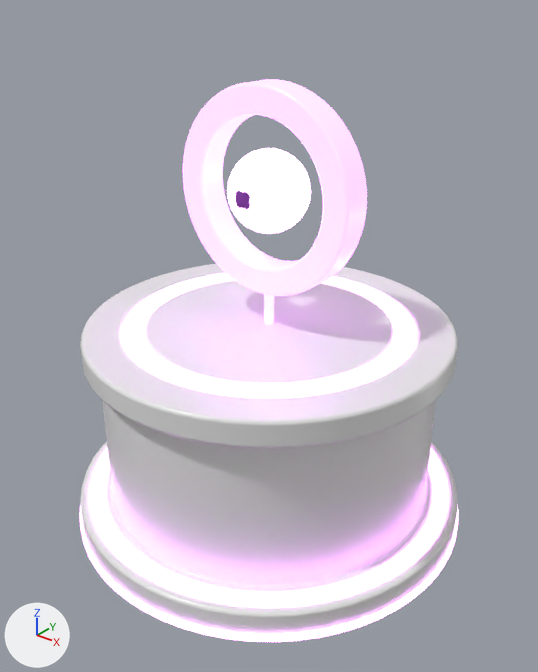
The FBX model assets/lobby/fbx/Lobby_PED_Orb.fbx, before and after one commit.
Both versions are drawn from a 50 mm lens placed at (4.36, -5.45, 5.42), pointed at (0.11, -0.14, 2.13). Arrows for +X, +Y and +Z are at lower left; the lights stay in place. The first picture is the older version.

The older version as bpy lines, for what is in view:
```python
ob_lobby_ped_orb__glyph_orbeye = bpy.data.objects.new('Lobby_PED_Orb__Glyph_OrbEye', me_lobby_ped_orb__glyph_orbeye)
ob_lobby_ped_orb__glyph_orbeye.location = (0.0, 0.0, 0.0)
ob_lobby_ped_orb__glyph_orbpupil = bpy.data.objects.new('Lobby_PED_Orb__Glyph_OrbPupil', me_lobby_ped_orb__glyph_orbpupil)
ob_lobby_ped_orb__glyph_orbpupil.location = (0.0, 0.0, 0.0)
ob_lobby_ped_orb__glyph_orbring = bpy.data.objects.new('Lobby_PED_Orb__Glyph_OrbRing', me_lobby_ped_orb__glyph_orbring)
ob_lobby_ped_orb__glyph_orbring.location = (0.0, 0.0, 0.0)
ob_lobby_ped_orb__pedestalmarble = bpy.data.objects.new('Lobby_PED_Orb__PedestalMarble', me_lobby_ped_orb__pedestalmarble)
ob_lobby_ped_orb__pedestalmarble.location = (0.0, 0.0, 0.0)
ob_lobby_ped_orb__pedneon_orb = bpy.data.objects.new('Lobby_PED_Orb__PedNeon_Orb', me_lobby_ped_orb__pedneon_orb)
ob_lobby_ped_orb__pedneon_orb.location = (0.0, 0.0, 0.0)
ob_lobby_ped_orb__pedstem_orb = bpy.data.objects.new('Lobby_PED_Orb__PedStem_Orb', me_lobby_ped_orb__pedstem_orb)
ob_lobby_ped_orb__pedstem_orb.location = (0.0, 0.0, 0.0)
```
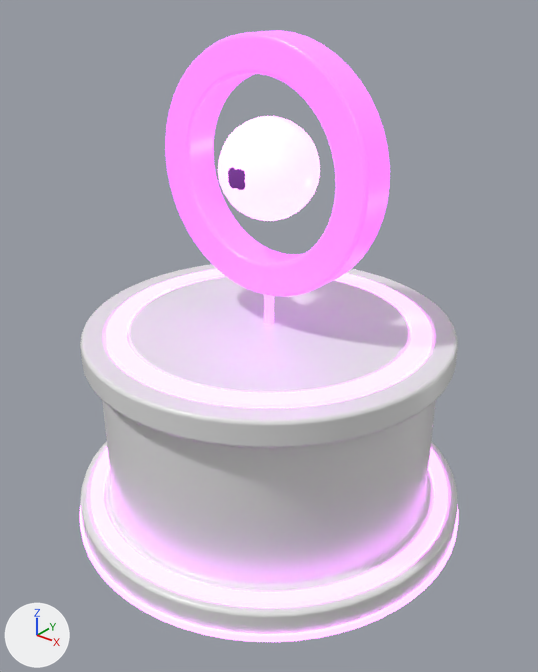
Pixel boxes (x1, y1, x2, y2) of what changed, in the pictures (538 x 672 px; the box of a moved part takes in the faces that stretch with it):
'Lobby_PED_Orb__Glyph_OrbRing', recoloured, surface changed, moved, rescaled (22% wider, 23% taller)
    before: (183, 79, 367, 296)
    after: (165, 30, 390, 297)
'Lobby_PED_Orb__PedNeon_Orb', surface changed, reshaped
    before: (79, 273, 459, 642)
    after: (79, 269, 459, 642)
'Lobby_PED_Orb__Glyph_OrbEye', reshaped (21% wider, 22% taller)
    before: (227, 148, 311, 234)
    after: (218, 116, 320, 221)
'Lobby_PED_Orb__Glyph_OrbPupil', reshaped (27% wider, 26% taller)
    before: (236, 191, 250, 209)
    after: (228, 167, 246, 190)
'Lobby_PED_Orb__PedStem_Orb', recoloured
    both: (264, 294, 274, 324)
part 1 of me_lobby_ped_orb__pedestalmarble, moved or reshaped
    both: (84, 264, 454, 419)
part 2 of me_lobby_ped_orb__pedneon_orb, moved or reshaped
    before: (122, 273, 416, 399)
    after: (106, 269, 433, 408)

The change, as a list of edits to the scene's bpy script:
```text
Change mat_mat_pedneon_orb:
    mat_mat_pedneon_orb.emission_strength: 5.0 -> 2.6
Change mat_mat_pedstem_orb:
    mat_mat_pedstem_orb.base_color: (0.932, 0.662, 1.0) -> (0.85, 0.25, 1.0)  # purple #f7d5ff -> purple #ed89ff
Change mat_mat_glyph_orbring:
    mat_mat_glyph_orbring.base_color: (0.75, 0.4, 0.95) -> (0.65, 0.22, 0.95)  # purple #e1aaf9 -> purple #d381f9
    mat_mat_glyph_orbring.emission_color: (0.8, 0.25, 1.0) -> (0.7, 0.12, 1.0)  # purple #e789ff -> purple #da61ff
    mat_mat_glyph_orbring.emission_strength: 2.0 -> 1.2
Change me_lobby_ped_orb__glyph_orbeye:
    used by ob_lobby_ped_orb__glyph_orbeye; location = (0.0, 0.0, 0.0)
    remove me_lobby_ped_orb__glyph_orbeye.from_pydata(...)  # 314 vertices, 336 faces; spans x -0.4..0.4, y -0.4..0.4, z 3.17..3.97
    add me_lobby_ped_orb__glyph_orbeye.from_pydata(...)  # 314 vertices, 336 faces; spans x -0.48..0.48, y -0.48..0.48, z 3.3..4.26
    me_lobby_ped_orb__glyph_orbeye part 3: 314 vertices removed from x -0.4..0.4, y -0.4..0.4, z 3.17..3.97; 314 vertices added at x -0.48..0.48, y -0.48..0.48, z 3.3..4.26, forming a UV sphere (24 segments, 14 rings, poles along z)
Change me_lobby_ped_orb__pedneon_orb:
    where me_lobby_ped_orb__pedneon_orb.from_pydata(...)  # 768 vertices, 768 faces; spans x -2.13..2.13, y -2.13..2.13, z 0.02..2.21
    used by ob_lobby_ped_orb__pedneon_orb; location = (0.0, 0.0, 0.0)
    me_lobby_ped_orb__pedneon_orb part 2: the loose piece of 256 vertices spanning x -1.49..1.49, y -1.49..1.49, z 2.11..2.21 is multiplied about its middle by the matrix ((1.115, 0.0, 0.0), (0.0, 1.115, 0.0), (0.0, 0.0, 1.0))
Change me_lobby_ped_orb__glyph_orbpupil:
    used by ob_lobby_ped_orb__glyph_orbpupil; location = (0.0, 0.0, 0.0)
    remove me_lobby_ped_orb__glyph_orbpupil.from_pydata(...)  # 314 vertices, 336 faces; spans x -0.16..0.16, y -0.4..-0.24, z 3.41..3.73
    add me_lobby_ped_orb__glyph_orbpupil.from_pydata(...)  # 314 vertices, 336 faces; spans x -0.192..0.192, y -0.48..-0.288, z 3.588..3.972
    me_lobby_ped_orb__glyph_orbpupil part 4: 314 vertices removed from x -0.16..0.16, y -0.4..-0.24, z 3.41..3.73; 314 vertices added at x -0.192..0.192, y -0.48..-0.288, z 3.588..3.972, forming a UV sphere (24 segments, 14 rings, poles along z)
Change me_lobby_ped_orb__glyph_orbring:
    used by ob_lobby_ped_orb__glyph_orbring; location = (0.0, 0.0, 0.0)
    remove me_lobby_ped_orb__glyph_orbring.from_pydata(...)  # 576 vertices, 576 faces; spans x -1.0..1.0, y -0.17..0.17, z 2.57..4.57
    add me_lobby_ped_orb__glyph_orbring.from_pydata(...)  # 576 vertices, 576 faces; spans x -1.2..1.2, y -0.2..0.2, z 2.58..4.98
    me_lobby_ped_orb__glyph_orbring part 5: the whole mesh is scaled about its middle by 1.2, then moved by (0.0, 0.0, 0.21)
Change me_lobby_ped_orb__pedestalmarble:
    where me_lobby_ped_orb__pedestalmarble.from_pydata(...)  # 1824 vertices, 1778 faces; spans x -2.1..2.1, y -2.1..2.1, z 0.0..2.2
    used by ob_lobby_ped_orb__pedestalmarble; location = (0.0, 0.0, 0.0)
    me_lobby_ped_orb__pedestalmarble part 1: 480 of 1824 vertices moved; they spanned x -1.54..1.54, y -1.54..1.54, z 2.12..2.2 and now span x -1.7..1.7, y -1.7..1.7, z 2.12..2.2; mean shift (0.0, 0.0, 0.0); largest move (1.5, 0.2, 2.19) -> (1.66, 0.22, 2.19)
```
